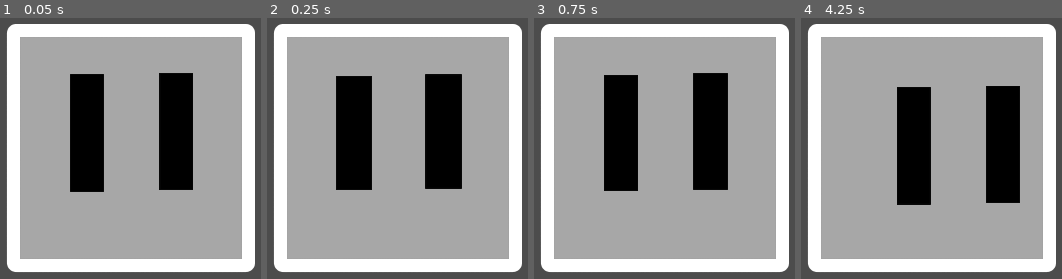
Above: before the commit, frames 1-4 (left to right).
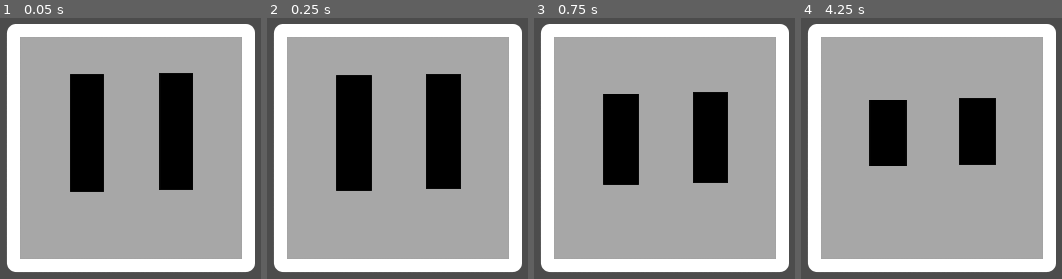
Above: after the commit, the same moments.

Repository: Cynthia7979/godot-projects
Game: Godot game, scene res://scenes/Pet.tscn
Same seed, same stepped clock (60 frames per second), same inputs: the game is played once before the commit and once after it. The project has no main scene, so this scene is started directly.
Inputs (mouse positions are in pixels of both pictures, inside the frame that each line leads up to):
- Up to frame 1 (0.05 s): no input
- Up to frame 2 (0.25 s): no input
- Up to frame 3 (0.75 s): move the mouse to (664, 145) at 0.52 s; click (664, 145) at 0.6 s
- Up to frame 4 (4.25 s): move the mouse to (811, 177) at 1.27 s; click (811, 177) at 1.35 s; move the mouse to (outside the picture) at 2.02 s; click (outside the picture) at 2.1 s; move the mouse to (902, 268) at 2.77 s; click (902, 268) at 2.85 s; move the mouse to (outside the picture) at 3.52 s; click (outside the picture) at 3.6 s

Frame 1 is identical in both runs. In frame 2, 0.4% of the frame differs, in the area x 26-75%, y 21-67%; in frame 3, 2.9%; in frame 4, 15%, in the area x 26-84%, y 26-72%.

Commit message:
feat: moves eyes when getting pet

Diff:
--- a/Virtual Pet/scenes/Eye.gd
+++ b/Virtual Pet/scenes/Eye.gd
@@ -5,6 +5,9 @@
 export var initial_eye_position: Vector2;
 var initial_scale = eye_initial_height / 235.0;
 var last_blink = OS.get_unix_time();
+var _open = true;
+var _closed = false;
+
 
 # Called when the node enters the scene tree for the first time.
 func _ready():
@@ -22,6 +25,26 @@
 #			self.blink(0.3);
 #			last_blink = OS.get_unix_time();
 
-func blink(duration):
+
+func blink(duration: float):
 	$AnimationPlayer.playback_speed = 0.5 / duration;
 	$AnimationPlayer.queue('blink');
+
+
+func close(duration: float):
+	if not self._closed:
+		$AnimationPlayer.playback_speed = 1 / duration;
+		$AnimationPlayer.queue('close');
+		self._closed = true;
+		self._open = false;
+
+
+func open(duration: float):
+	if not self._open:
+		$AnimationPlayer.playback_speed = 1 / duration;
+		var animation = $AnimationPlayer.get_animation('open');
+		var track_scale = animation.find_track('.:scale');
+		animation.track_set_key_value(track_scale, 0, self.scale);
+		$AnimationPlayer.queue('open');
+		self._open = true;
+		self._closed = false;
--- a/Virtual Pet/scenes/Eye.tscn
+++ b/Virtual Pet/scenes/Eye.tscn
@@ -25,16 +25,31 @@
 "name": "squint",
 "speed": 5.0
 }, {
+"frames": [ ExtResource( 6 ) ],
+"loop": true,
+"name": "smiling",
+"speed": 5.0
+}, {
 "frames": [ ExtResource( 4 ) ],
 "loop": true,
 "name": ">.<",
 "speed": 5.0
-}, {
-"frames": [ ExtResource( 6 ) ],
-"loop": true,
-"name": "smiling",
-"speed": 5.0
 } ]
+
+[sub_resource type="Animation" id=4]
+length = 0.001
+tracks/0/type = "value"
+tracks/0/path = NodePath(".:scale")
+tracks/0/interp = 1
+tracks/0/loop_wrap = true
+tracks/0/imported = false
+tracks/0/enabled = true
+tracks/0/keys = {
+"times": PoolRealArray( 0 ),
+"transitions": PoolRealArray( 1 ),
+"update": 0,
+"values": [ Vector2( 1, 1 ) ]
+}
 
 [sub_resource type="Animation" id=3]
 resource_name = "blink"
@@ -51,6 +66,36 @@
 "transitions": PoolRealArray( 1, 1, 1, 1, 1, 1, 1 ),
 "update": 0,
 "values": [ Vector2( 1, 1 ), Vector2( 1.106, 0.897 ), Vector2( 1.204, 0.305 ), Vector2( 1.281, 0.079 ), Vector2( 1.216, 0.305 ), Vector2( 1.118, 0.752 ), Vector2( 1, 1 ) ]
+}
+
+[sub_resource type="Animation" id=5]
+resource_name = "close"
+tracks/0/type = "value"
+tracks/0/path = NodePath(".:scale")
+tracks/0/interp = 1
+tracks/0/loop_wrap = true
+tracks/0/imported = false
+tracks/0/enabled = true
+tracks/0/keys = {
+"times": PoolRealArray( 0, 1 ),
+"transitions": PoolRealArray( 1, 1 ),
+"update": 0,
+"values": [ Vector2( 1, 1 ), Vector2( 1.2, 0.1 ) ]
+}
+
+[sub_resource type="Animation" id=6]
+resource_name = "open"
+tracks/0/type = "value"
+tracks/0/path = NodePath(".:scale")
+tracks/0/interp = 1
+tracks/0/loop_wrap = true
+tracks/0/imported = false
+tracks/0/enabled = true
+tracks/0/keys = {
+"times": PoolRealArray( 0, 1 ),
+"transitions": PoolRealArray( 1, 1 ),
+"update": 0,
+"values": [ Vector2( 1, 1 ), Vector2( 1, 1 ) ]
 }
 
 [node name="Eye" type="Area2D" groups=["eye"]]
@@ -76,4 +121,7 @@
 disabled = true
 
 [node name="AnimationPlayer" type="AnimationPlayer" parent="."]
+anims/RESET = SubResource( 4 )
 anims/blink = SubResource( 3 )
+anims/close = SubResource( 5 )
+anims/open = SubResource( 6 )
--- a/Virtual Pet/scenes/Pet.gd
+++ b/Virtual Pet/scenes/Pet.gd
@@ -34,8 +34,13 @@
 		if not self.in_idle_mode:
 			self.idle_mode(0.3);
 			self.in_idle_mode = true;
+			self.stop_getting_pet();
 	else:
 		self.in_idle_mode = false;
+
+	if self.getting_pet and $EyeAnimationPlayer.get_queue().size() < 2:
+		$EyeAnimationPlayer.queue("get_pet");
+
 	last_mouse_position = new_mouse_position;
 
 	if Input.is_action_just_released("left_click"):
@@ -54,7 +59,7 @@
 		# Meanwhile move it to a point on a line between the mouse and the origin
 		# Depending on how far the mouse is from the origin
 		var mouse_pos = event.position - self.center;
-		print(mouse_pos);
+#		print(mouse_pos);
 		var distance = mouse_pos.length();
 		# First rotate the path we're going to follow
 		var direction;
@@ -116,35 +121,44 @@
 	# Adjust speed of AnimationPlayer to preferred length (seconds)
 	# Originall animation duration is 1s
 	$EyeAnimationPlayer.set_speed_scale(1 / animation_length);
-	$EyeAnimationPlayer.current_animation = 'eye_return';
+	reset_eye_return_animation_position();
+	# Play the animtaion
+	$EyeAnimationPlayer.play("eye_return");
+
+
+func reset_eye_return_animation_position():
 	# Adjust initial position values to current ones
 	var animation = $EyeAnimationPlayer.get_animation('eye_return');
 	var track_position = animation.find_track('Eyes:position');
 	animation.track_set_key_value(track_position, 0, $Eyes.position);
 	animation.track_set_key_value(track_position, 1, $Eyes.position * 0.8)
 	animation.track_set_key_value(track_position, 2, $Eyes.position * 0.1);
-	# Play the animtaion
-	$EyeAnimationPlayer.play();
 
 
 func get_pet():
-	if self.getting_pet and $BodyAnimationPlayer.get_queue().size() < 5:
-		$BodyAnimationPlayer.queue('getting_pet_manual');  # TODO: randomize animation
-		# Real-time generation maybe?
+	print('getting pet:', self.getting_pet)
+	if not self.getting_pet:
+		get_tree().call_group('eye', 'close', 0.5);
+		$BlinkTimer.stop();
+	self.getting_pet = true;
 
 
-func generate_animations_getting_pet():
-	pass  # TODO, remember to move both eyes and body, see getting_pet_manual
+func stop_getting_pet():
+	$EyeAnimationPlayer.stop();
+	reset_eye_return_animation_position();
+	$EyeAnimationPlayer.play("eye_return");
+	get_tree().call_group('eye', 'open', 0.3);
+	$BlinkTimer.start();
+	self.getting_pet = false;
 
 
 func _on_Pet_mouse_entered():
-	# Check if it is being pet
-	var recent_motion_sequence = map(mouse_speed_sequence, "abs_").slice(
-		mouse_speed_sequence.size() - 120,
-		mouse_speed_sequence.size()
-	);
-	if avg(recent_motion_sequence) <= 200 and avg(recent_motion_sequence) > 10:
-		self.get_pet();
+	self.get_pet();
+
+
+func _on_Pet_mouse_exited():
+	if self.getting_pet:
+		self.stop_getting_pet();
 
 
 static func avg(l: Array):
--- a/Virtual Pet/scenes/Pet.tscn
+++ b/Virtual Pet/scenes/Pet.tscn
@@ -115,6 +115,24 @@
 "values": [ Vector2( 0, 0 ), Vector2( 4.63557, 4.63557 ), Vector2( 10, 10 ), Vector2( 0, 0 ) ]
 }
 
+[sub_resource type="Animation" id=8]
+resource_name = "get_pet"
+length = 4.0
+loop = true
+step = 0.05
+tracks/0/type = "value"
+tracks/0/path = NodePath("Eyes:position")
+tracks/0/interp = 2
+tracks/0/loop_wrap = true
+tracks/0/imported = false
+tracks/0/enabled = true
+tracks/0/keys = {
+"times": PoolRealArray( 0, 1.5, 2.8, 3.4, 4 ),
+"transitions": PoolRealArray( 1, 1, 1, 1, 1 ),
+"update": 0,
+"values": [ Vector2( 0, 0 ), Vector2( 0, 25 ), Vector2( 0, 0 ), Vector2( 0, -15 ), Vector2( 0, 0 ) ]
+}
+
 [sub_resource type="Animation" id=7]
 resource_name = "getting_pet_manual"
 tracks/0/type = "value"
@@ -204,10 +222,12 @@
 [node name="EyeAnimationPlayer" type="AnimationPlayer" parent="."]
 anims/RESET = SubResource( 5 )
 anims/eye_return = SubResource( 6 )
+anims/get_pet = SubResource( 8 )
 
 [node name="BodyAnimationPlayer" type="AnimationPlayer" parent="."]
 anims/getting_pet_manual = SubResource( 7 )
 
 [connection signal="mouse_entered" from="." to="." method="_on_Pet_mouse_entered"]
+[connection signal="mouse_exited" from="." to="." method="_on_Pet_mouse_exited"]
 [connection signal="item_rect_changed" from="EyeMovementPath" to="EyeMovementPath/PathFollow2D" method="_on_EyeMovementPath_item_rect_changed"]
 [connection signal="timeout" from="BlinkTimer" to="." method="_on_BlinkTimer_timeout"]
Not shown: 1 places in Virtual Pet/scenes/Eye.tscn that only renumber resources
Not shown: 1 places in Virtual Pet/scenes/Pet.tscn that only renumber resources
